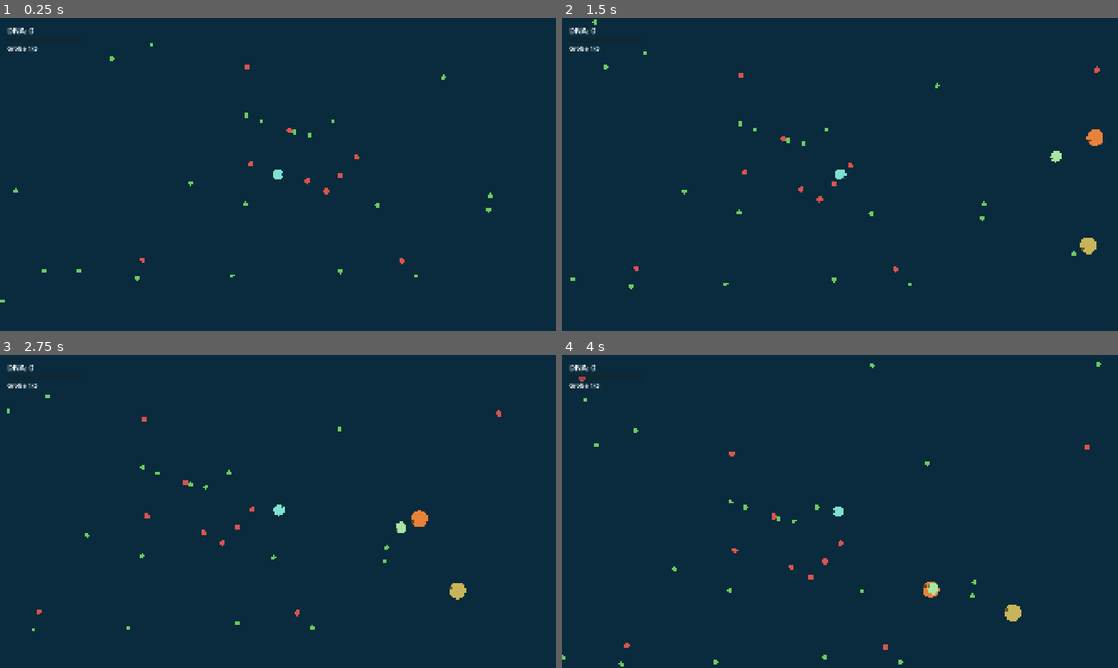
Above: before the commit, frames 1-4 (two rows, left to right).
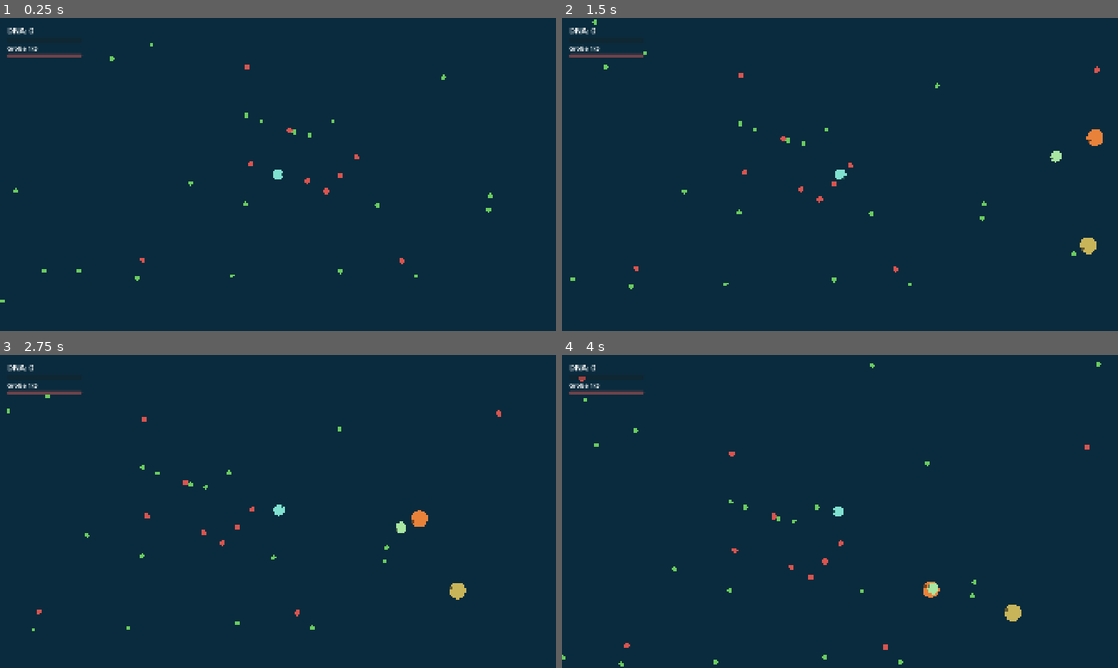
Above: after the commit, the same moments.

Repository: Mayo73/agenthub-backup
Game: Godot game, scene res://scenes/main.tscn
The game is run twice, just before and just after one commit, with the same random seed, the same clock (stepped at 60 frames per second) and the same inputs.
Inputs (mouse positions are in pixels of both pictures, inside the frame that each line leads up to):
- Up to frame 1 (0.25 s): no input
- Up to frame 2 (1.5 s): tap Enter at 0.5 s; move the mouse to (962, 158) at 0.52 s; hold D (rechts) 0.53-1.25 s; tap W (hoch) at 0.6 s; click (962, 158) at 0.67 s; drag from (728, 190) to (812, 237) at 1.27 s
- Up to frame 3 (2.75 s): move the mouse to (333, 442) at 2.02 s; press the mouse at (333, 442) at 2.03 s; hold D (rechts) from 2.03 s (still down)
- Up to frame 4 (4 s): release D (rechts) at 2.75 s; release the mouse at (895, 442) at 2.75 s; drag from (812, 574) to (673, 464) at 2.77 s; move the mouse to (1006, 558) at 3.52 s; hold A (links) from 3.53 s (still down); tap S (runter) at 3.6 s

The runs differ from the first frame. In frame 1, 0.2% of the frame differs, in the area x 1-15%, y 11-13%; in frame 2, 0.2%; in frame 3, 0.2%; in frame 4, 0.2%.

Commit message:
T-0099: Tod, Wiedereinstieg und Gesundheitsanzeige
Erstellt vom lokalen Agent (Modell qwen3.5:35b-a3b, Versuch 2 von 5).

Diff:
--- a/scripts/hud.gd
+++ b/scripts/hud.gd
@@ -6,6 +6,9 @@
 var dna_label: Label
 var growth_bar: ProgressBar
 var stage_label: Label
+var health_bar: ProgressBar
+var message_label: Label
+var message_time := 0.0
 
 
 func _init() -> void:
@@ -27,9 +30,39 @@
 	stage_label.name = "Stage"
 	stage_label.add_theme_font_size_override("font_size", 22)
 	box.add_child(stage_label)
+	health_bar = ProgressBar.new()
+	health_bar.name = "Health"
+	health_bar.custom_minimum_size = Vector2(260, 14)
+	health_bar.max_value = 100.0
+	health_bar.value = 100.0
+	health_bar.show_percentage = false
+	health_bar.modulate = Color(1.0, 0.45, 0.45)
+	box.add_child(health_bar)
+	message_label = Label.new()
+	message_label.name = "Message"
+	message_label.add_theme_font_size_override("font_size", 30)
+	message_label.position = Vector2(24, 980)
+	add_child(message_label)
 
 
 func show_progress(progress: CellProgress) -> void:
 	dna_label.text = "DNA: %d" % progress.dna
 	growth_bar.value = progress.growth_ratio() * 100.0
 	stage_label.text = "Größe %d/%d" % [progress.stage + 1, CellProgress.STAGE_COUNT]
+
+
+func show_health(health: CellHealth) -> void:
+	health_bar.value = health.ratio() * 100.0
+
+
+## Zeigt eine Meldung für seconds Sekunden.
+func show_message(text: String, seconds: float = 3.0) -> void:
+	message_label.text = text
+	message_time = seconds
+
+
+func _process(delta: float) -> void:
+	if message_time > 0.0:
+		message_time -= delta
+		if message_time <= 0.0:
+			message_label.text = ""
--- a/scripts/main.gd
+++ b/scripts/main.gd
@@ -3,6 +3,7 @@
 ## Die Logik steckt in RefCounted-Klassen unter scripts/, hier nur Verdrahtung.
 
 const MOUTH_REACH := 4.0
+const RESPAWN_INVULNERABLE := 2.0
 
 @onready var world: Node2D = $World
 @onready var camera: Camera2D = $Camera
@@ -15,6 +16,7 @@
 var spawner := EcoSpawner.new(11)
 var ai_cells: Array[AiCell] = []
 var player_health := CellHealth.new()
+var deaths := 0
 
 
 func _ready() -> void:
@@ -44,6 +46,7 @@
 	think_ai()
 	feed_ai()
 	resolve_combat()
+	check_death()
 
 
 ## Frisst alles, was das Maul der Spielerzelle berührt und zur Ernährung passt.
@@ -65,6 +68,7 @@
 	var zoom := CameraZoom.smooth(camera.zoom.x, CameraZoom.target_for_radius(player.radius), delta)
 	camera.zoom = Vector2(zoom, zoom)
 	hud.show_progress(progress)
+	hud.show_health(player_health)
 
 
 ## Füllt die KI-Zellen auf EcoSpawner.TARGET_COUNT auf.
@@ -119,3 +123,17 @@
 			for pos in CombatRules.meat_positions(cell.motion.position, cell.radius):
 				food.add_item(Diet.FLEISCH, pos)
 			remove_ai(cell)
+
+
+## Nach dem Tod schlüpft eine neue Zelle: DNA und Größe bleiben, nahe KI-Zellen verschwinden.
+func check_death() -> void:
+	if not player_health.is_dead():
+		return
+	deaths += 1
+	player_health.reset(RESPAWN_INVULNERABLE)
+	player.motion.velocity = Vector2.ZERO
+	var clear_dist := 400.0 * EcoSpawner.view_scale(player.radius)
+	for cell in ai_cells.duplicate():
+		if cell.position.distance_to(player.position) < clear_dist:
+			remove_ai(cell)
+	hud.show_message("Deine Zelle wurde gefressen – eine neue schlüpft.")
--- a/tests/test_hud.gd
+++ b/tests/test_hud.gd
@@ -26,3 +26,17 @@
 	hud.show_progress(p)
 	check_eq(hud.stage_label.text, "Größe 5/5", "stage_label zeigt letzte Größe")
 	check_eq(hud.growth_bar.value, 100.0, "growth_bar value ist 100.0 im letzten Abschnitt")
+
+
+func test_gesundheit() -> void:
+	var h := CellHealth.new()
+	h.damage(50.0)
+	hud.show_health(h)
+	check_eq(hud.health_bar.value, 50.0, "health_bar.value ist 50.0 nach 50 Schaden")
+
+
+func test_meldung_verschwindet() -> void:
+	hud.show_message("Hallo", 1.0)
+	check_eq(hud.message_label.text, "Hallo", "message_label zeigt Text direkt nach show_message")
+	hud._process(1.5)
+	check_eq(hud.message_label.text, "", "message_label ist leer nach _process mit Zeit > seconds")
--- a/tests/test_main_wiring.gd
+++ b/tests/test_main_wiring.gd
@@ -154,3 +154,29 @@
 	_add_ai("schnapper", Vector2(30, 0), 0.0)
 	main.resolve_combat()
 	check_eq(main.player_health.hp, 100.0, "main.player_health.hp ist 100.0")
+
+
+func test_tod() -> void:
+	main.progress.eat(5)
+	main.player_health.hp = 0.0
+	main.check_death()
+	check_eq(main.deaths, 1, "main.deaths ist 1 nach check_death")
+	check_eq(main.player_health.hp, 100.0, "main.player_health.hp ist 100.0 nach Tod")
+	check_eq(main.player_health.invulnerable, 2.0, "main.player_health.invulnerable ist 2.0")
+	check_eq(main.progress.dna, 5, "main.progress.dna ist 5 (bleibt)")
+	check(main.hud.message_label.text != "", "message_label hat Text nach Tod")
+
+
+func test_tod_vertreibt_gegner() -> void:
+	var cell := AiCell.new()
+	cell.setup("schnapper", Vector2(50, 0))
+	main.world.add_child(cell)
+	main.ai_cells.append(cell)
+	main.player_health.hp = 0.0
+	main.check_death()
+	check_eq(main.ai_cells.size(), 0, "main.ai_cells.size() ist 0 nach check_death")
+
+
+func test_lebend_nichts() -> void:
+	main.check_death()
+	check_eq(main.deaths, 0, "main.deaths ist 0 wenn nicht tot")
